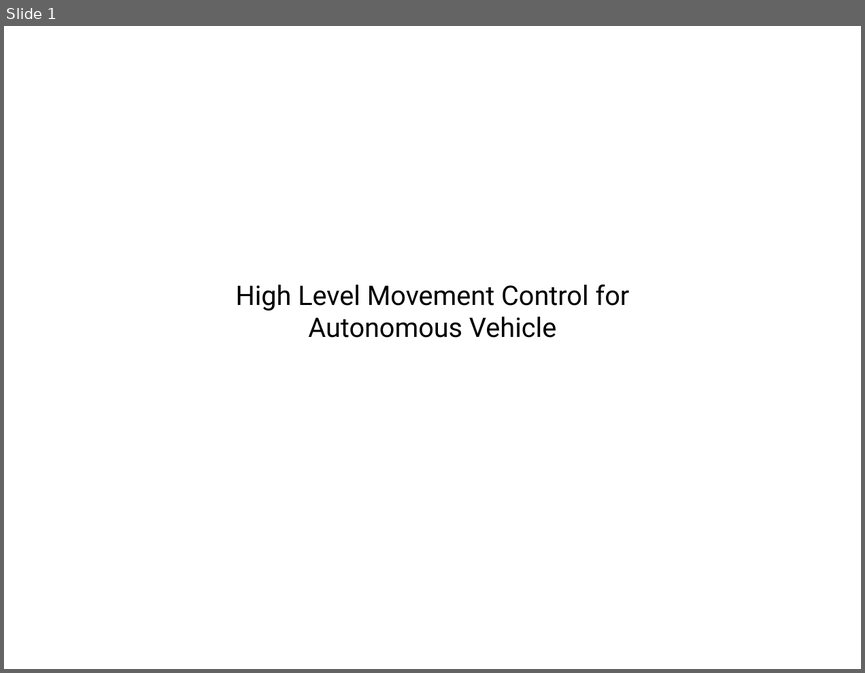
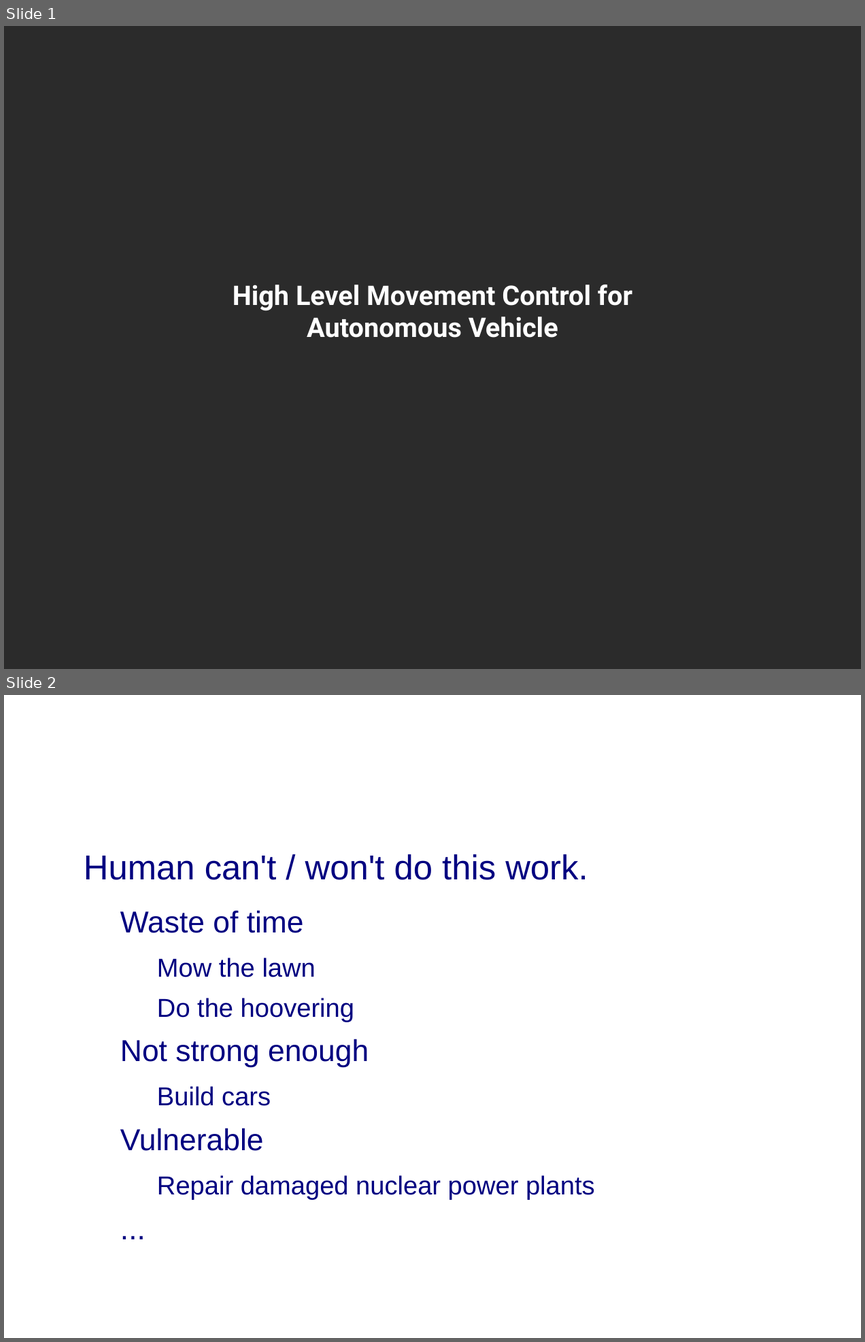
Before and after one commit to MrPerfekt/Car, a slide deck: doc/documents/Presentation/Presentation.odp. Shown one above the other, each under a label of ours: slide 1 before the commit, slides 1 and 2 after it. The pictures are 865x673 and 865x1342 pixels, drawn with LibreOffice and Linux fonts; fonts in the diff are those of the drawing; background and template pictures are left out; a plain dark background stands for a picture behind light text. Boxes give left, top, right and bottom in pixels: in the first picture for what was removed or moved away, otherwise in the second. Text is boxed around its words. In the diff, an @@ line names an element or a change of style, - is before the commit and + after.

```diff
--- a/doc/documents/Presentation/Presentation.odp
+++ b/doc/documents/Presentation/Presentation.odp
@@ slide 2 added at (x1=4, y1=695, x2=861, y2=1338), background picture (left out) @@
@@ text added at (x1=84, y1=854, x2=595, y2=1200), 24 pt, text #000080 @@
+● Human can't / won't do this work.
+  − Waste of time
+    ● Mow the lawn
+    ● Do the hoovering
+  − Not strong enough
+    ● Build cars
+  − Vulnerable
+    ● Repair damaged nuclear power plants
+  − ...
@@ title added at (x1=394, y1=854, x2=432, y2=880), 44 pt, text #FFFFFF, bold @@
+Why do we need robots?
@@ slide 1 changed as well @@
@@ background #FFFFFF to picture (left out) @@
@@ title "High Level Movement Control for ..." at (x1=232, y1=284, x2=632, y2=337): text colour #000000 to #FFFFFF, bold on @@
```
Also in this commit, not shown: 19 other slides added, 2 other files.
